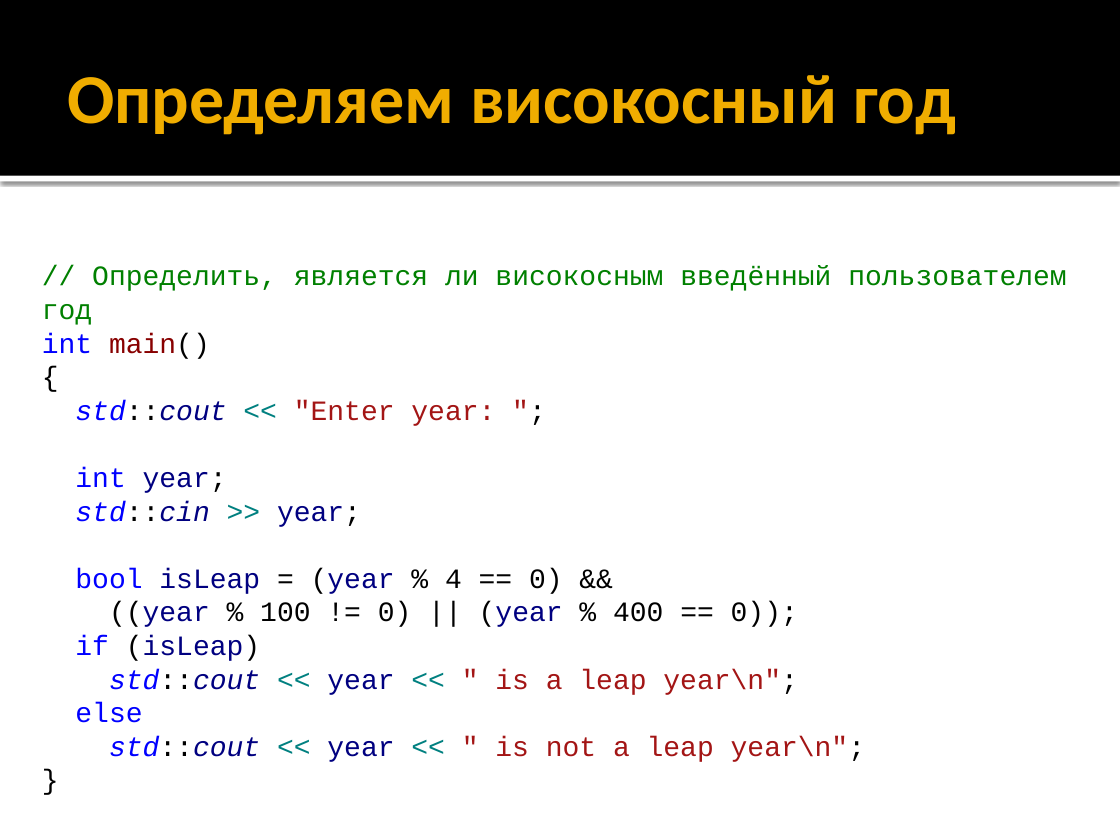
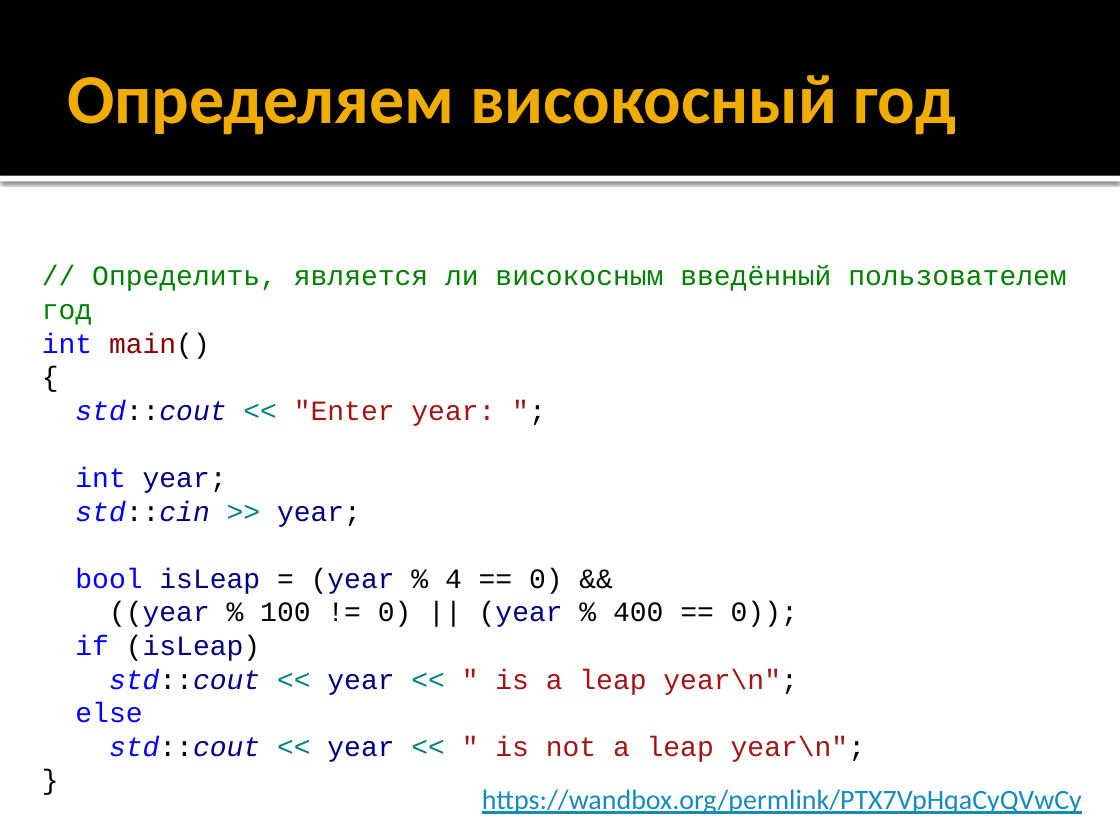
Before and after one commit to alexey-malov/oop, a slide deck: slide 44 of lectures/01/Синтаксис C++.pptx. Drawn at 1120x840 pixels with LibreOffice and Linux fonts; fonts in the diff are those of the drawing. Boxes give left, top, right and bottom in pixels: in the first picture for what was removed or moved away, otherwise in the second. Text is boxed around its words. In the diff, an @@ line names an element or a change of style, - is before the commit and + after.

```diff
--- a/lectures/01/Синтаксис C++.pptx
+++ b/lectures/01/Синтаксис C++.pptx
@@ text added at bbox=[482, 789, 1082, 814], 18 pt, text #168BBA, underline @@
+https://wandbox.org/permlink/PTX7VpHqaCyQVwCy
```
Also in this commit, not shown: 7 other slides changed.
